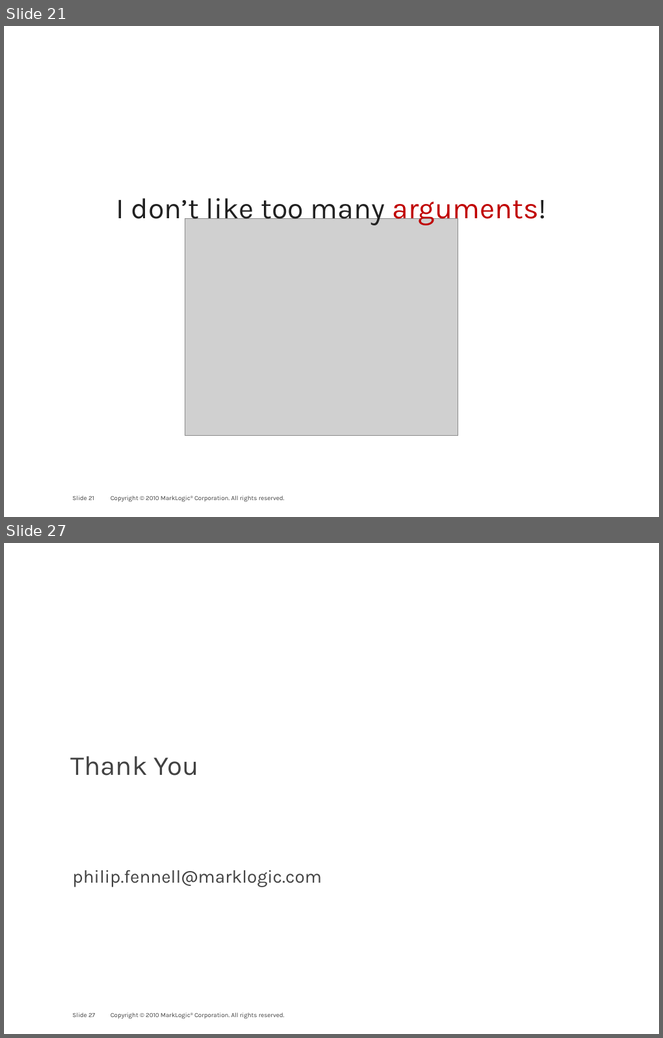
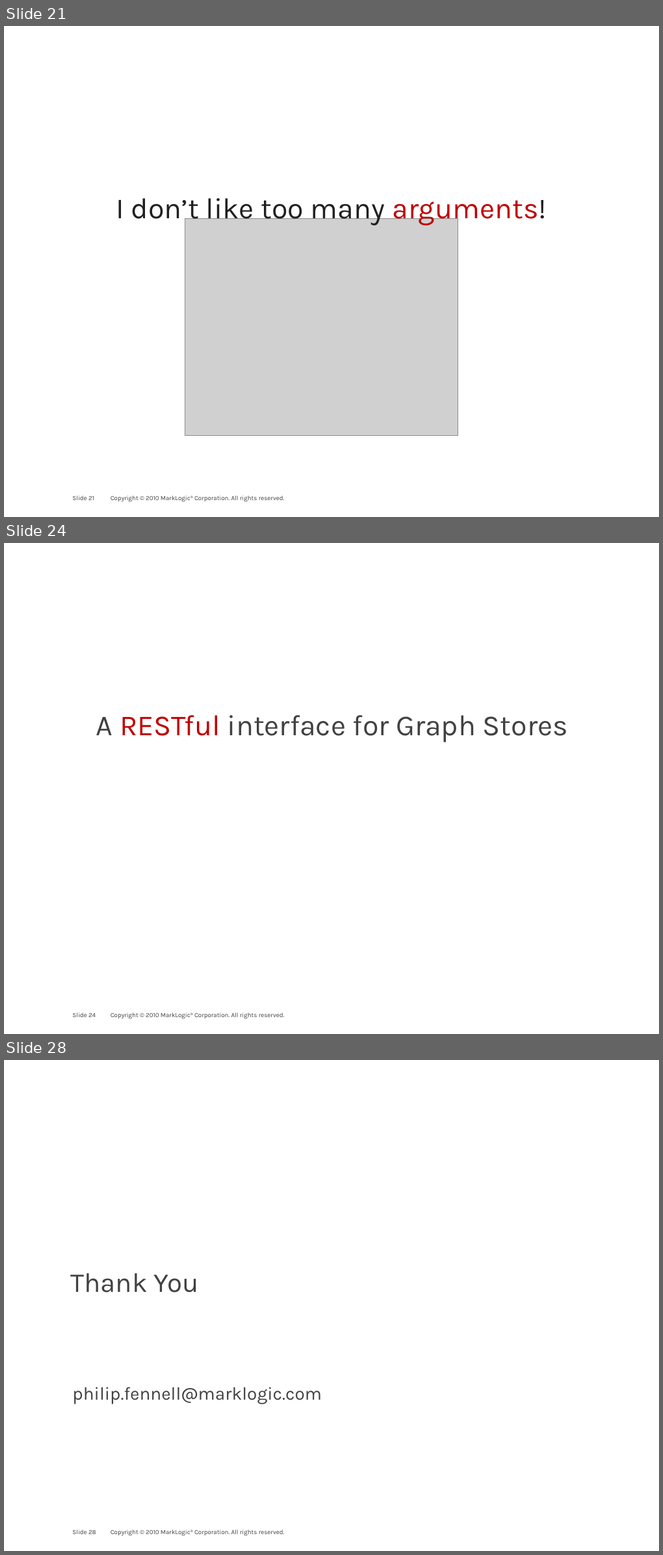
Before and after one commit to philipfennell/grasp, a slide deck: docs/marklogic_and_the_linked-data_connection.pptx. Shown one above the other, each under a label of ours: slides 21 and 27 before the commit, slides 21, 24 and 28 after it; the slides between them are not shown. The pictures are 663x1038 and 663x1555 pixels, drawn with LibreOffice and Linux fonts; fonts in the diff are those of the drawing; grey boxes stand for pictures; background and template pictures are left out. Boxes give left, top, right and bottom in pixels: in the first picture for what was removed or moved away, otherwise in the second. Text is boxed around its words. In the diff, an @@ line names an element or a change of style, - is before the commit and + after.

```diff
--- a/docs/marklogic_and_the_linked-data_connection.pptx
+++ b/docs/marklogic_and_the_linked-data_connection.pptx
@@ slide 24 added at [4,543,659,1034], background #FFFFFF; not listed: 2 template elements that a slide beside it also shows @@
@@ text added at [96,715,568,743], 32 pt, text #414141 @@
+A RESTful interface for Graph Stores
@@ what was slide 27 is now slide 28 @@
@@ page number at [72,1530,96,1534]: text changed @@
-Slide 27
+Slide 28
```
Also in this commit, not shown: 2 slides changed, 1 other file.
